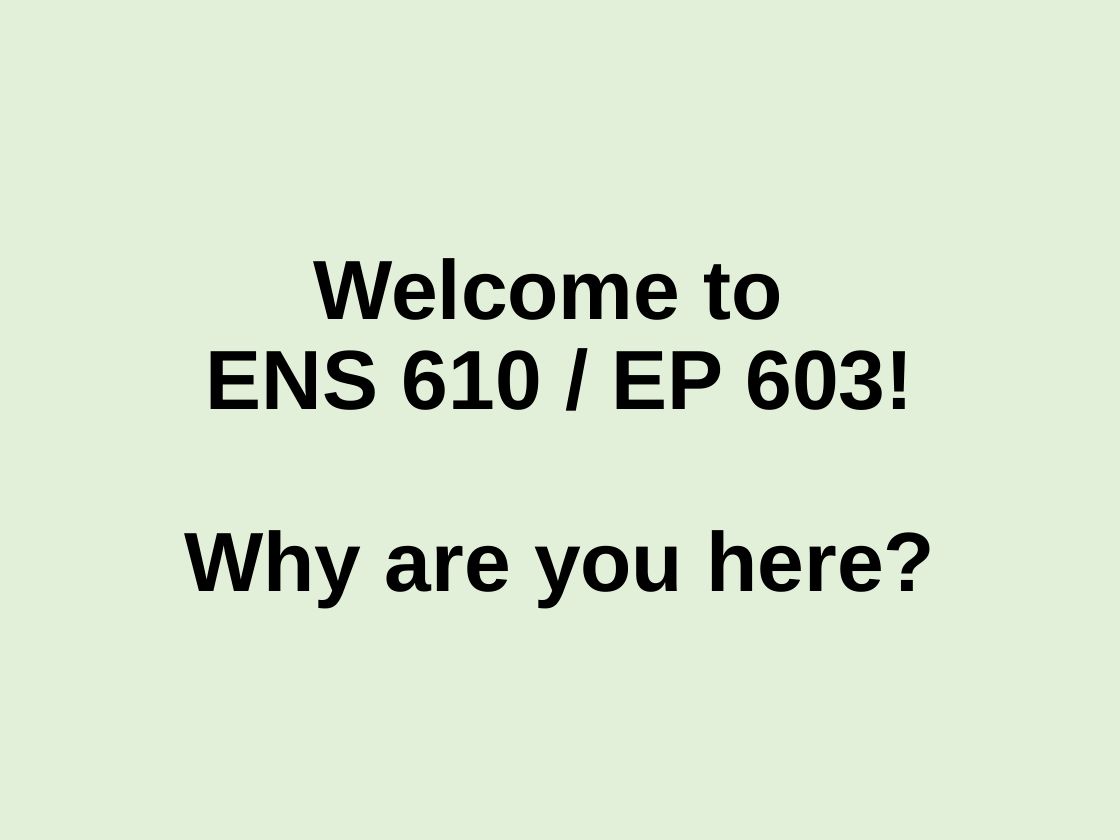
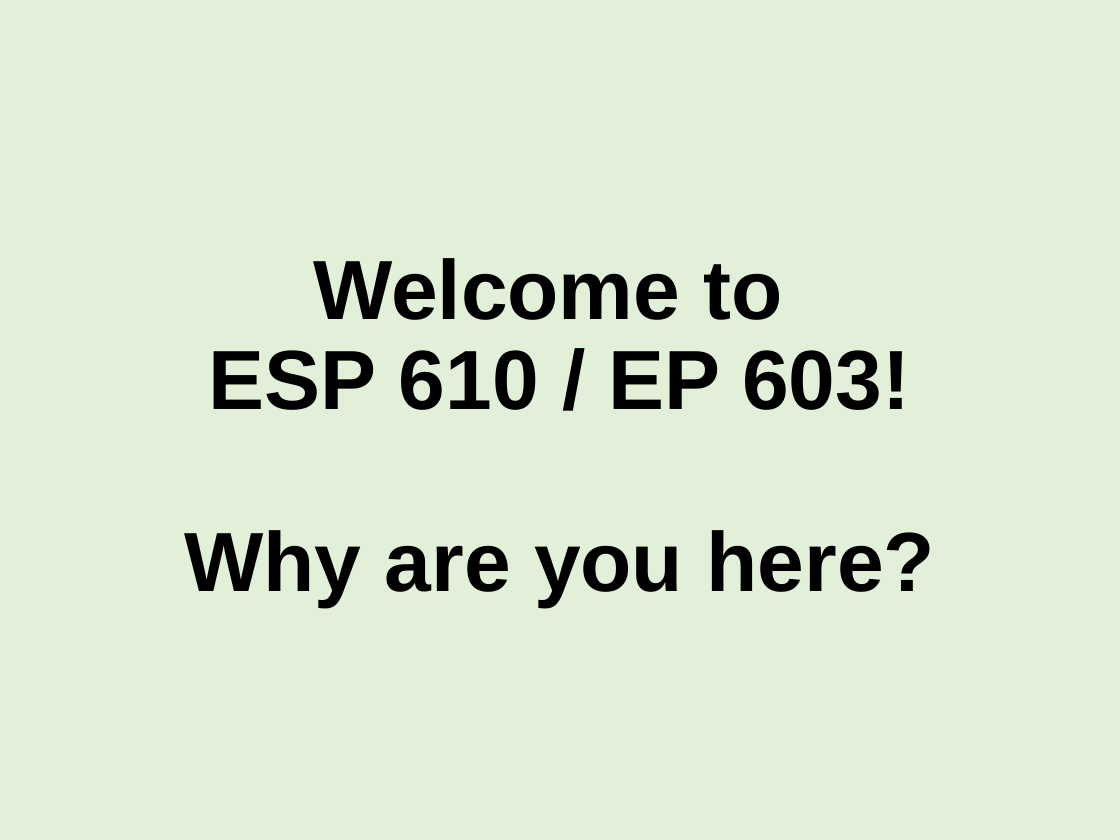
Before and after one commit to mlammens/ENS-610, a slide deck: slide 2 of Meeting-1-Slide-Deck.pptx. Drawn at 1120x840 pixels with LibreOffice and Linux fonts; fonts in the diff are those of the drawing. Boxes give left, top, right and bottom in pixels: in the first picture for what was removed or moved away, otherwise in the second. Text is boxed around its words. In the diff, an @@ line names an element or a change of style, - is before the commit and + after.

```diff
--- a/Meeting-1-Slide-Deck.pptx
+++ b/Meeting-1-Slide-Deck.pptx
@@ title at (184, 258, 935, 606): text changed @@
-Welcome to
-ENS 610 / EP 603!
-Why are you here?
+Welcome to
+ESP 610 / EP 603!
+Why are you here?
```
Also in this commit, not shown: 1 other slide changed.
